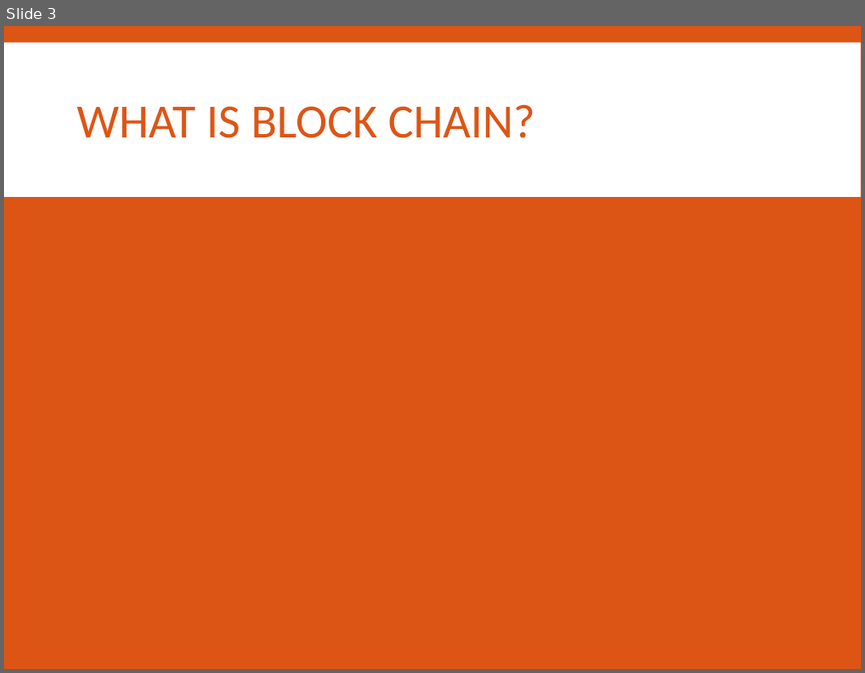
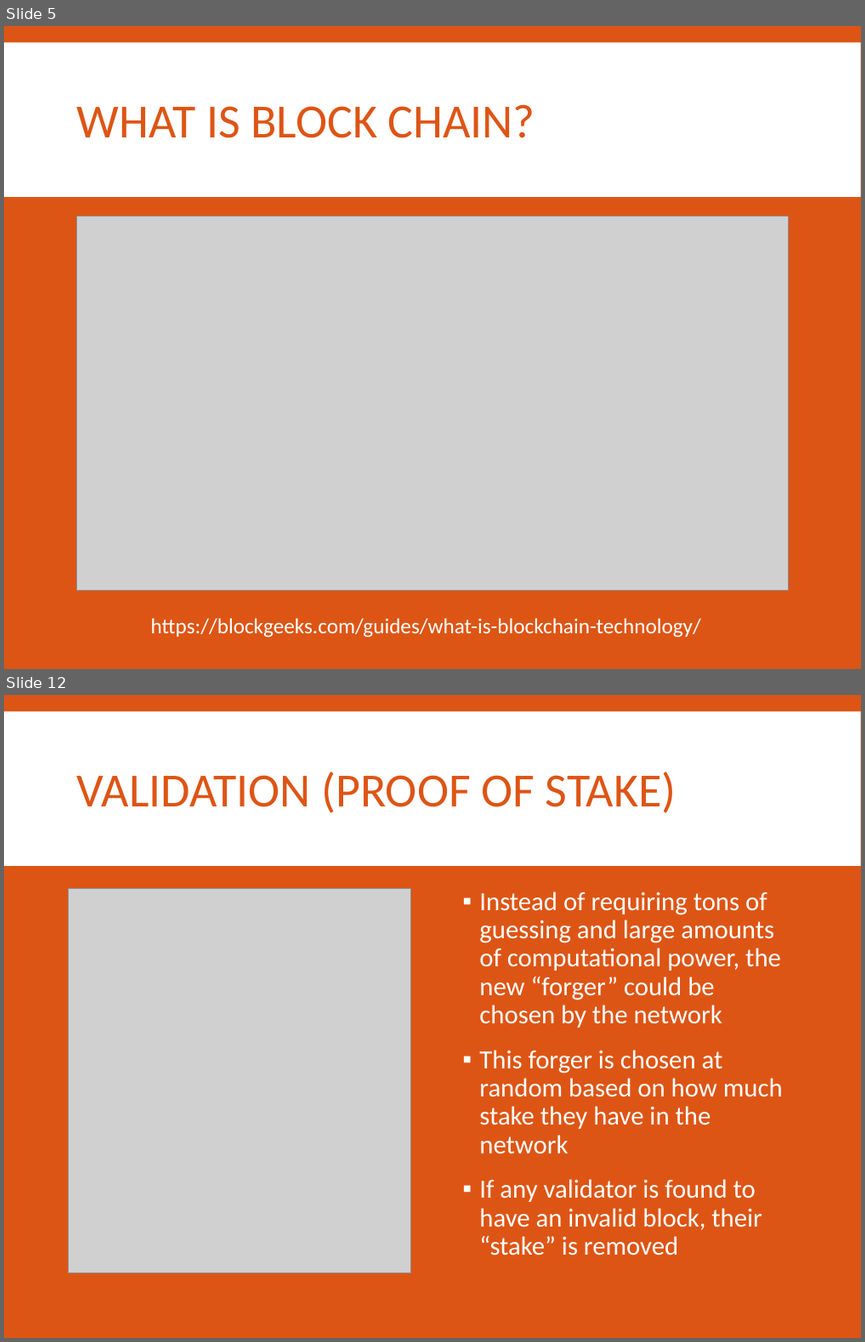
Before and after one commit to SPARC-Auburn/Documents, a slide deck: Presentations and Meeting Notes/2017-2018/Forum Topics/Block-Chain.pptx. Shown one above the other, each under a label of ours: slide 3 before the commit, slides 5 and 12 after it; the slides between them are not shown. The pictures are 865x673 and 865x1342 pixels, drawn with LibreOffice and Linux fonts; fonts in the diff are those of the drawing; grey boxes stand for pictures. Boxes give left, top, right and bottom in pixels: in the first picture for what was removed or moved away, otherwise in the second. Text is boxed around its words. In the diff, an @@ line names an element or a change of style, - is before the commit and + after.

```diff
--- a/Presentations and Meeting Notes/2017-2018/Forum Topics/Block-Chain.pptx
+++ b/Presentations and Meeting Notes/2017-2018/Forum Topics/Block-Chain.pptx
@@ slide 12 added at <box>4,695,861,1338</box>, background #DD5515; not listed: 1 template element that a slide beside it also shows @@
@@ title added at <box>77,771,676,813</box>, 40 pt, text #DD5515 @@
+VALIDATION (PROOF OF STAKE)
@@ picture added at <box>69,888,411,1272</box> @@
@@ text added at <box>479,891,783,1255</box>, 22 pt, text #FFFFFF @@
+▪ Instead of requiring tons of guessing and large amounts of computational power, the new “forger” could be chosen by the network
+▪ This forger is chosen at random based on how much stake they have in the network
+▪ If any validator is found to have an invalid block, their “stake” is removed
@@ what was slide 3 is now slide 5 @@
@@ slide 5 changed as well @@
@@ picture added at <box>76,216,788,590</box> @@
@@ text added at <box>151,618,701,637</box>, 18 pt, text #FFFFFF @@
+https://blockgeeks.com/guides/what-is-blockchain-technology/
```
Also in this commit, not shown: 1 other slide changed, 16 other slides added, 6 other files.
